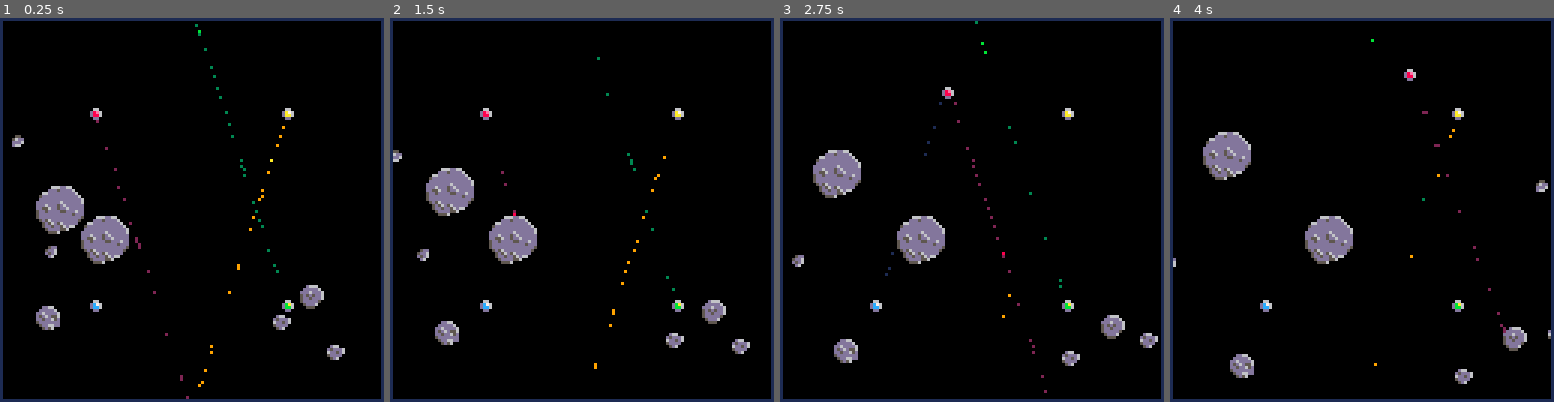
Above: before the commit, frames 1-4 (left to right).
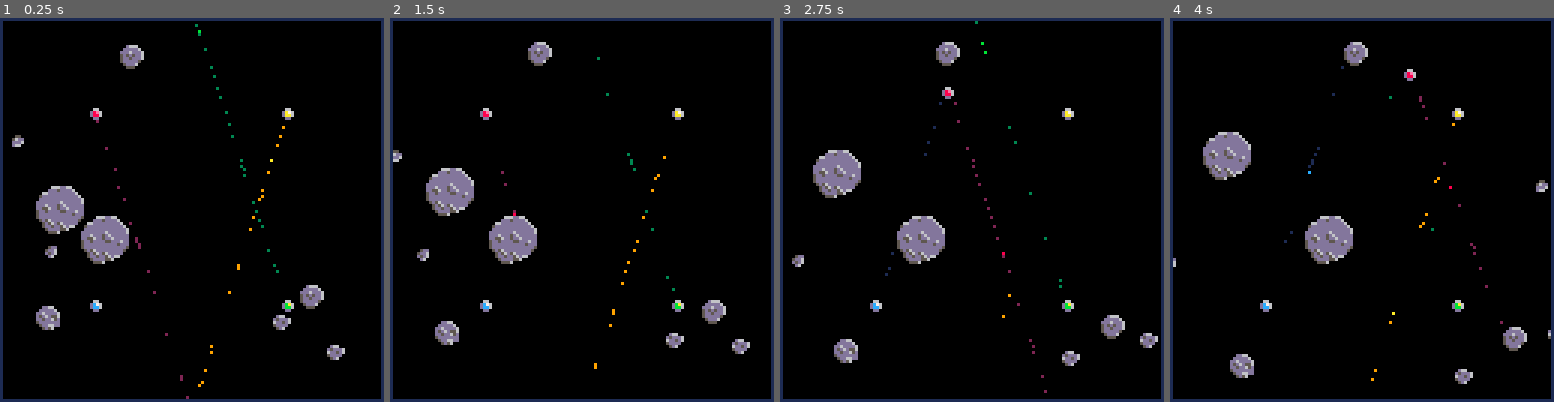
Above: after the commit, the same moments.

Repository: Ramito/PICO-8-Projects
Game: PICO-8 cartridge laserduel.p8
The game is run twice, just before and just after one commit, with the same random seed, the same clock (stepped at 60 frames per second) and the same inputs.
Inputs:
- Up to frame 1 (0.25 s): no input
- Up to frame 2 (1.5 s): tap X (X key) at 0.33, 1.07 s; tap O (Z key) at 0.7 s
- Up to frame 3 (2.75 s): hold Right 1.6-2.1 s; tap O (Z key) at 1.7, 2.1, 2.5 s; tap X (X key) at 1.85 s; hold Up 2.15-2.42 s; hold Right from 2.47 s (still down)
- Up to frame 4 (4 s): tap O (Z key) at 2.9, 3.3, 3.7 s; tap X (X key) at 2.97 s; release Right at 3.03 s; hold Left 3.08-3.58 s; hold Down 3.63-3.97 s

The runs differ from the first frame. In frame 1, 0.3% of the frame differs, in the area x 31-38%, y 7-14%; in frame 2, 0.3%; in frame 3, 0.3%; in frame 4, 0.6%, in the area x 29-88%, y 5-95%.

Commit message:
Collision considers mass.

Diff:
--- a/laserduel.p8
+++ b/laserduel.p8
@@ -109,6 +109,11 @@
 
 function get_radius(o)
 	return o.attributes.radius
+end
+
+function get_mass(o)
+	local r=get_radius(o)
+	return r*r*r
 end
 
 function collide(u_1,u_2)
@@ -126,9 +131,15 @@
 	local dv=u_2.vel-u_1.vel
 	local	vel_p=dv:dot(dp)
 	if (vel_p>=0) return
-	local vt=dp:scaled(vel_p)
-	u_1.vel+=vt
-	u_2.vel-=vt
+	local vp=dp:scaled(vel_p)
+	local m1=get_mass(u_1)
+	local m2=get_mass(u_2)
+	local tm=m1+m2
+	m1/=tm
+	m2=1-m1
+	local vc=u_1.vel:scaled(m1)+u_2.vel:scaled(m2)
+	u_1.vel=vc+vp:scaled(m2)
+	u_2.vel=vc-vp:scaled(m1)
 	sfx(1)
 end
 
@@ -365,7 +376,7 @@
 end
 
 function spawn_asteroids()
-	for i=1,8 do
+	for i=1,9 do
 		local x=rnd(128)
 		local y=rnd(128)
 		create_asteroid(x,y)
